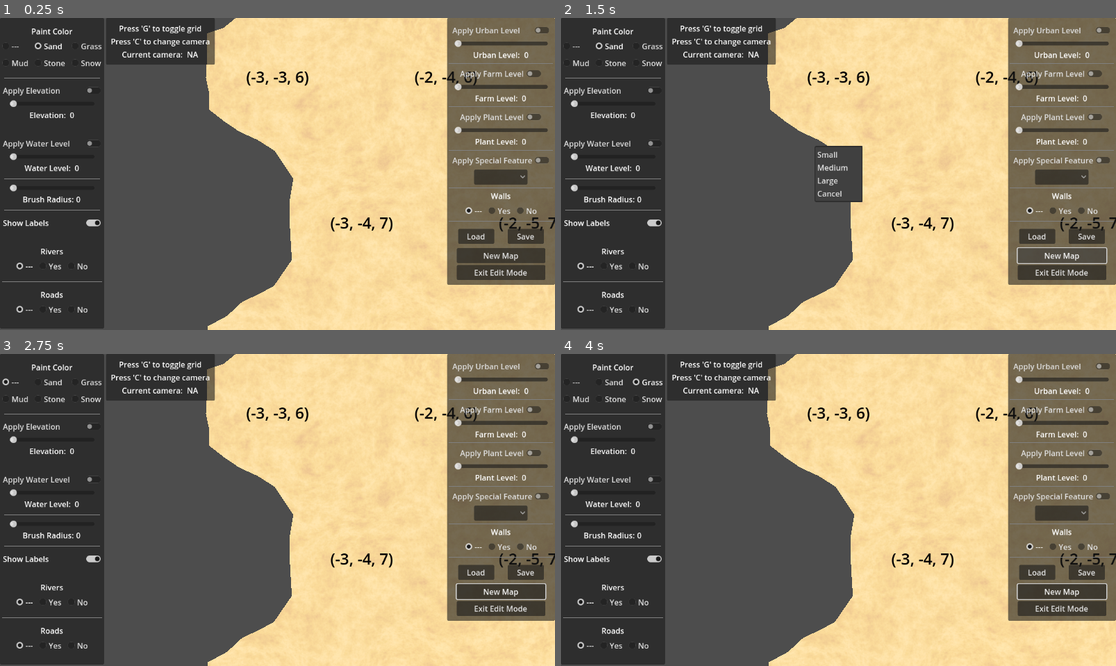
Above: before the commit, frames 1-4 (two rows, left to right).
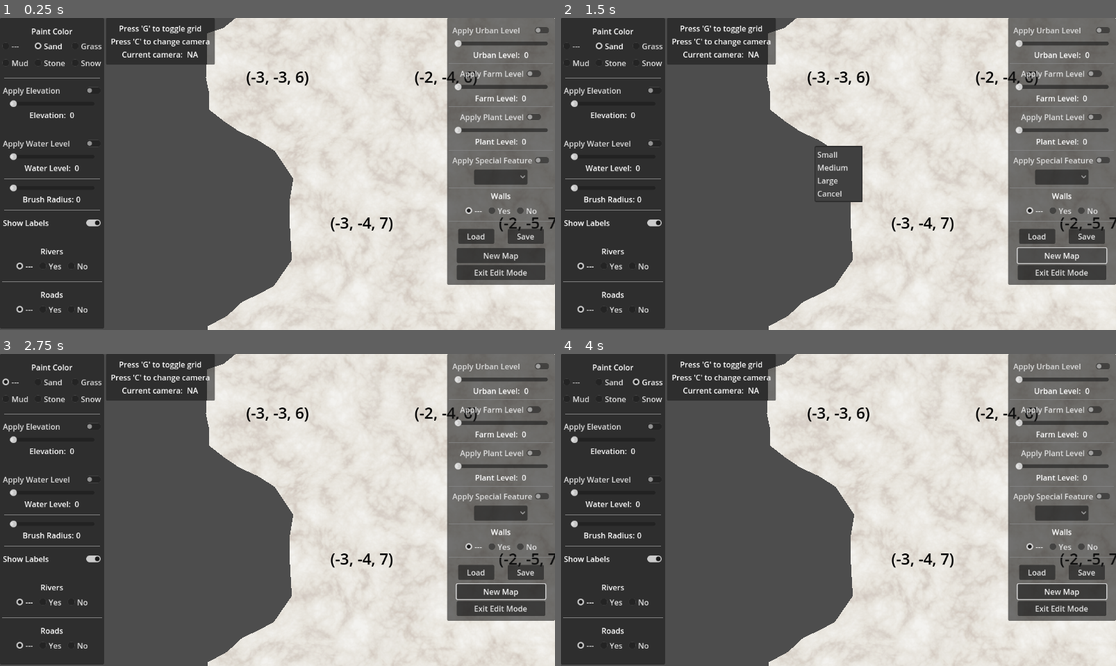
Above: after the commit, the same moments.

Repository: davepruitt/hex_map_godot
Game: Godot game, scene res://scenes/main.tscn
Two runs of this game, one before a commit and one after it. Both use one fixed random seed, a clock stepped at 60 frames per second and the inputs below.
Inputs:
- Up to frame 1 (0.25 s): no input
- Up to frame 2 (1.5 s): click "New Map" at 0.5 s; click "New Map" at 1.25 s
- Up to frame 3 (2.75 s): click "---" at 2 s
- Up to frame 4 (4 s): click "Sand" at 2.75 s; click "Grass" at 3.5 s

The runs differ from the first frame. In frame 1, 44% of the frame differs, in the area x 37-100%, y 0-100%; in frame 2, 44%; in frame 3, 44%; in frame 4, 44%.

Commit message:
Kind of completed through section 1.7 of tutorial 20 - but the shader isn't working properly yet. I need to debug it.

Diff:
--- a/hex_project_godot/scenes/main.tscn
+++ b/hex_project_godot/scenes/main.tscn
@@ -18,6 +18,7 @@
 [sub_resource type="ShaderMaterial" id="ShaderMaterial_gdj22"]
 render_priority = 0
 shader = ExtResource("11_c2ox1")
+shader_parameter/_HexCellData_TexelSize = null
 shader_parameter/grid_on = false
 shader_parameter/terrain_texture_2d_array = ExtResource("12_lmpao")
 shader_parameter/grid_texture = ExtResource("12_gv3gu")
--- a/hex_project_godot/scripts/hex_cell_shader_data.gd
+++ b/hex_project_godot/scripts/hex_cell_shader_data.gd
@@ -26,6 +26,11 @@
 		_cell_texture_source_image = Image.create_empty(x, z, false, Image.FORMAT_RGBA8)
 		_cell_texture = ImageTexture.create_from_image(_cell_texture_source_image)
 
+		RenderingServer.global_shader_parameter_set("_HexCellData", _cell_texture)
+
+	var texel_size: Vector4 = Vector4(1.0 / float(x), 1.0 / float(z), x, z)
+	RenderingServer.global_shader_parameter_set("_HexCellData_TexelSize", texel_size)
+
 	if (len(_cell_texture_data) != (x * z)):
 		_cell_texture_data.resize(x * z)
 	else:
@@ -42,4 +47,5 @@
 	_cell_texture_source_image.set_data(x, z, false, Image.FORMAT_RGBA8, _cell_texture_data.to_byte_array())
 	_cell_texture.update(_cell_texture_source_image)
 
+
 #endregion
--- a/hex_project_godot/scripts/hex_grid.gd
+++ b/hex_project_godot/scripts/hex_grid.gd
@@ -191,6 +191,13 @@
 		_hex_grid_chunks[i].set_estuaries_mesh_material(estuaries_shader_material)
 		_hex_grid_chunks[i].set_walls_mesh_material(walls_material)
 		_hex_grid_chunks[i].refresh()
+
+		#TO DO: bug.
+		#Currently encountering a bug that requires me to call request refresh even though
+		#we just finished calling the refresh function. This amounts to a double-refresh operation
+		#after creating a new map. Not sure why this is necessary as of this moment.
+		#Needs investigation.
+		_hex_grid_chunks[i].request_refresh()
 
 	#Return true, indicating the map was created successfully
 	return true
--- a/hex_project_godot/shaders/hex_cell_terrain_shader.gdshader
+++ b/hex_project_godot/shaders/hex_cell_terrain_shader.gdshader
@@ -1,4 +1,6 @@
 shader_type spatial;
+
+#include "hex_cell_data.gdshaderinc"
 
 uniform sampler2DArray terrain_texture_2d_array:source_color;
 uniform sampler2D grid_texture:source_color;
@@ -18,7 +20,16 @@
 	//Get the world position
 	world_position = (MODEL_MATRIX * vec4(VERTEX, 1.0)).xyz;
 
+	/*
 	//Get the terrain index
+	vec4 cell0 = GetCellData(CUSTOM0.xyz, 0);
+	vec4 cell1 = GetCellData(CUSTOM0.xyz, 1);
+	vec4 cell2 = GetCellData(CUSTOM0.xyz, 2);
+
+	//Get the terrain index
+	terrain_index = vec3(cell0.w, cell1.w, cell2.w);
+	*/
+
 	terrain_index = CUSTOM0.xyz;
 }
 
Not shown, added: hex_project_godot/shaders/hex_cell_data.gdshaderinc
